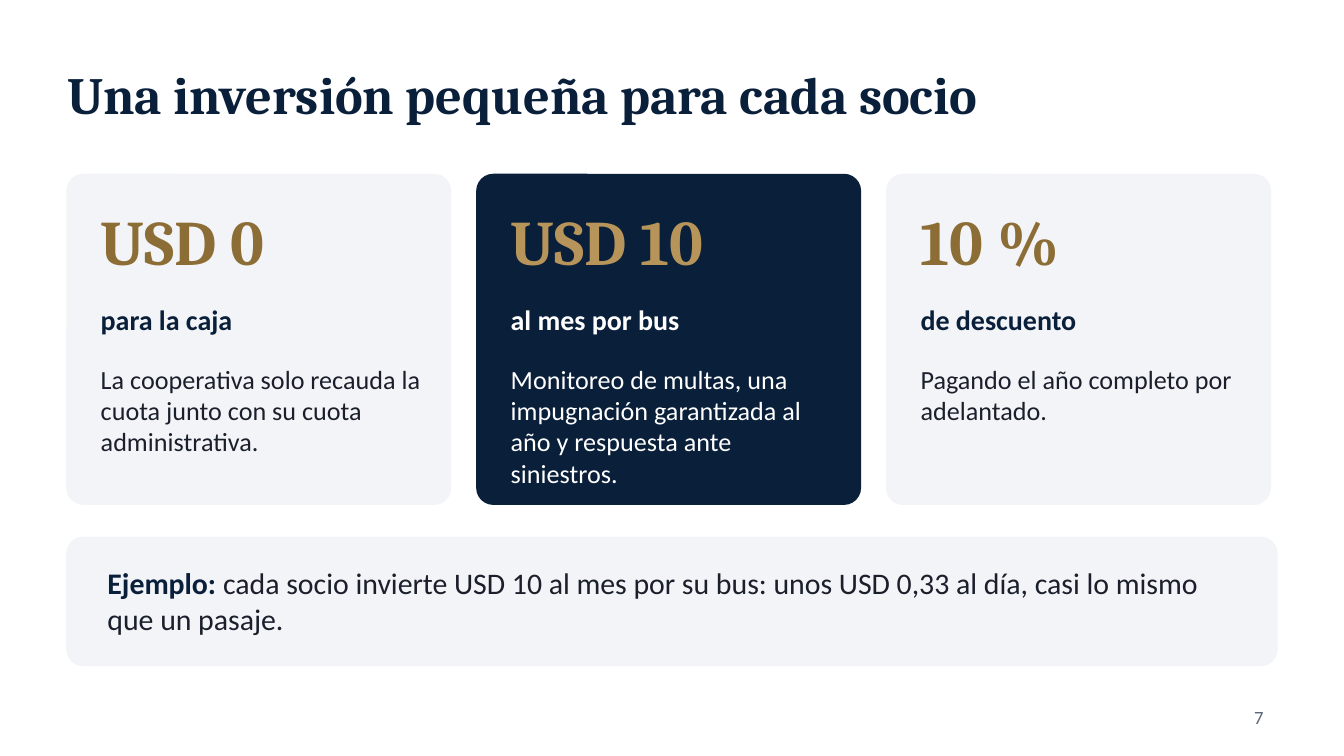
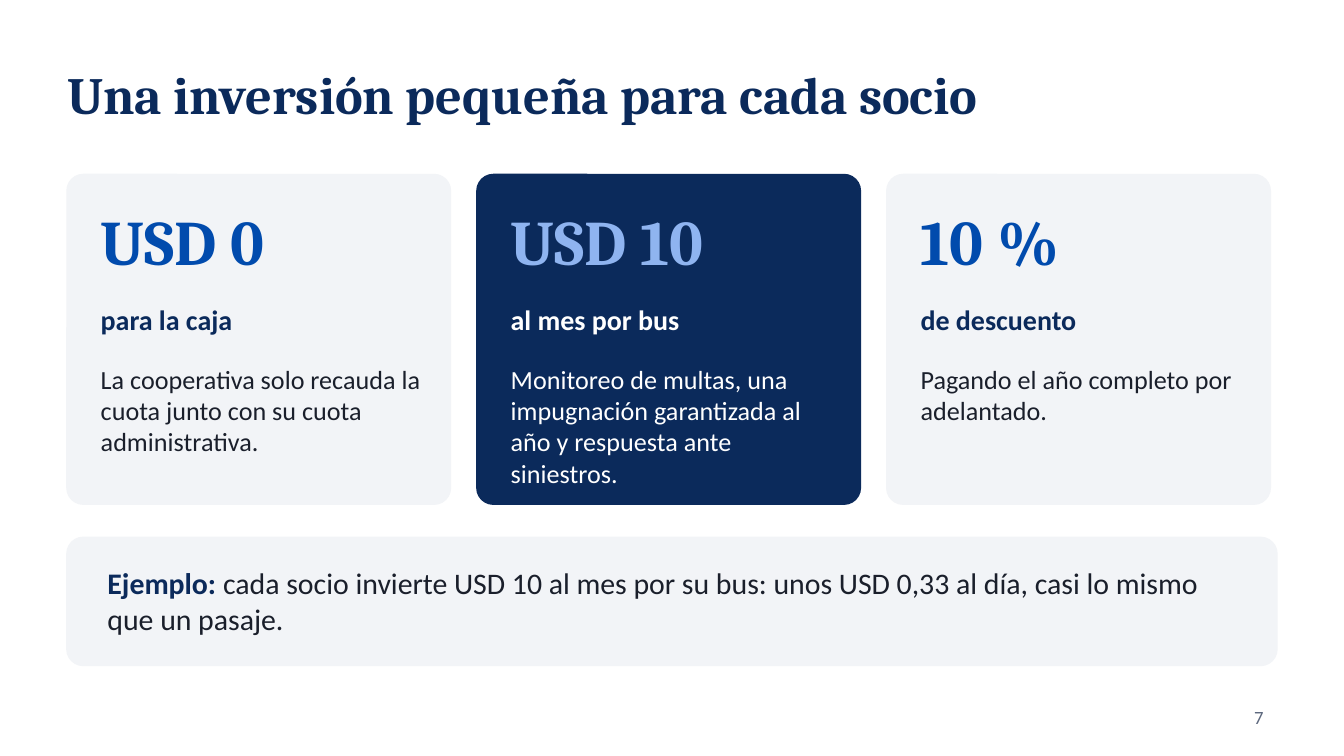
Before and after one commit to fernandotufino1983-arch/Almacenamiento-claude, a slide deck: slide 7 of jurix-global/presentacion-plan-ruta-segura-version-b.pptx. Drawn at 1344x756 pixels with LibreOffice and Linux fonts; fonts in the diff are those of the drawing; background and template pictures are left out. Boxes give left, top, right and bottom in pixels: in the first picture for what was removed or moved away, otherwise in the second. Text is boxed around its words. In the diff, an @@ line names an element or a change of style, - is before the commit and + after.

```diff
--- a/jurix-global/presentacion-plan-ruta-segura-version-b.pptx
+++ b/jurix-global/presentacion-plan-ruta-segura-version-b.pptx
@@ rounded rectangle at [477, 175, 860, 504]: fill #0A1F3A to #0B2A5B; outline #0A1F3A 1 pt to #0B2A5B 1 pt @@
@@ text "USD 0" at [101, 222, 265, 266]: text colour #8C6D36 to #014BAD @@
@@ text "USD 10" at [511, 222, 704, 266]: text colour #B7955A to #8FB4F0 @@
@@ text "10 %" at [921, 222, 984, 266]: text colour #8C6D36 to #014BAD @@
@@ text colour #0A1F3A to #0B2A5B in 3 elements at [67, 77, 977, 125], [101, 310, 232, 335], [921, 310, 1076, 331] @@
@@ text "Ejemplo: cada socio invierte USD ..." at [107, 573, 1198, 635]: text colour #0A1F3A to #0B2A5B in "Ejemplo:" @@
```
Also in this commit, not shown: 10 other slides changed, 13 other files.
